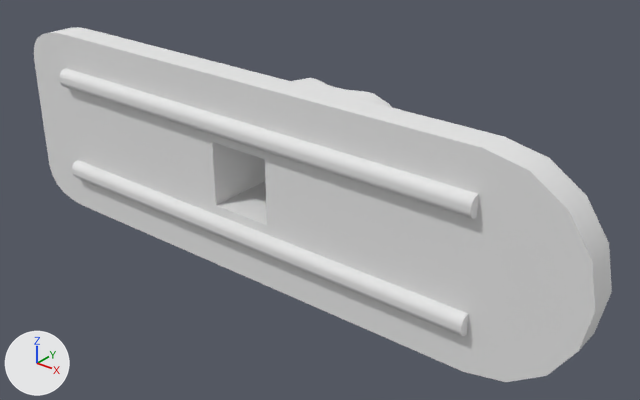
An edit to the OBJ model HandheldCompanion/models/MachenikeHG510/Switch.obj, drawn before and after from the same camera.
One viewpoint serves both versions: a camera (50 mm lens) standing at (19.01, -11.17, 5.51) and looking at (4.2, 7.34, -5.97). The lights are fixed; the arrows at lower left show +X, +Y and +Z. Where no turn or scale is listed for an object, it has been applied to the vertices.

The scene before the commit, as lines of its bpy script (objects in view):
```python
me_switch = bpy.data.meshes.new('Switch')
me_switch.from_pydata(...)  # 467 vertices, 930 faces; spans x -6.2..13.5, y 4.9..10.1, z -8.0..-2.0
me_switch.materials.append(mat_steel___satin)  # white #e7e7e7
ob_switch = bpy.data.objects.new('Switch', me_switch)
ob_switch.location = (0.0, 0.0, 0.0)
```
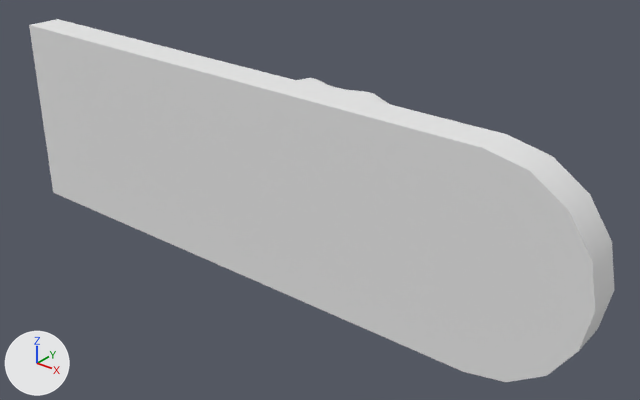
The newer file is also turned or shifted as a whole; pictures and numbers use the older file's frame.

Diff of the bpy script that builds the scene:
```diff
--- a/HandheldCompanion/models/MachenikeHG510/Switch.obj.py
+++ b/HandheldCompanion/models/MachenikeHG510/Switch.obj.py
@@ me_switch @@
 # used by ob_switch; location = (0.0, 0.0, 0.0)
-me_switch.from_pydata(...)  # 467 vertices, 930 faces; spans x -6.2..13.5, y 4.9..10.1, z -8.0..-2.0
+me_switch.from_pydata(...)  # 248 vertices, 492 faces; spans x -6.2..13.5, y 5.2..10.1, z -8.0..-2.0
+# me_switch part 1
+# 230 vertices are removed from x -6.2..13.5, y 4.9..7.7, z -8.0..-2.0
+# 494 faces are deleted
+# 2 vertices move within x 12.6, y 6.3, z -7.1..-2.9
+# 11 vertices are added at x -6.2..13.5, y 5.2..6.3, z -8.0..-2.0
+# 56 new faces join them
 me_switch.materials.append(mat_steel___satin)
```

Location of each change, (x1, y1, x2, y2) in pixels of the pictures (640 x 400 px):
'Switch', reshaped: before (34, 27, 612, 382); after (29, 19, 615, 382)
